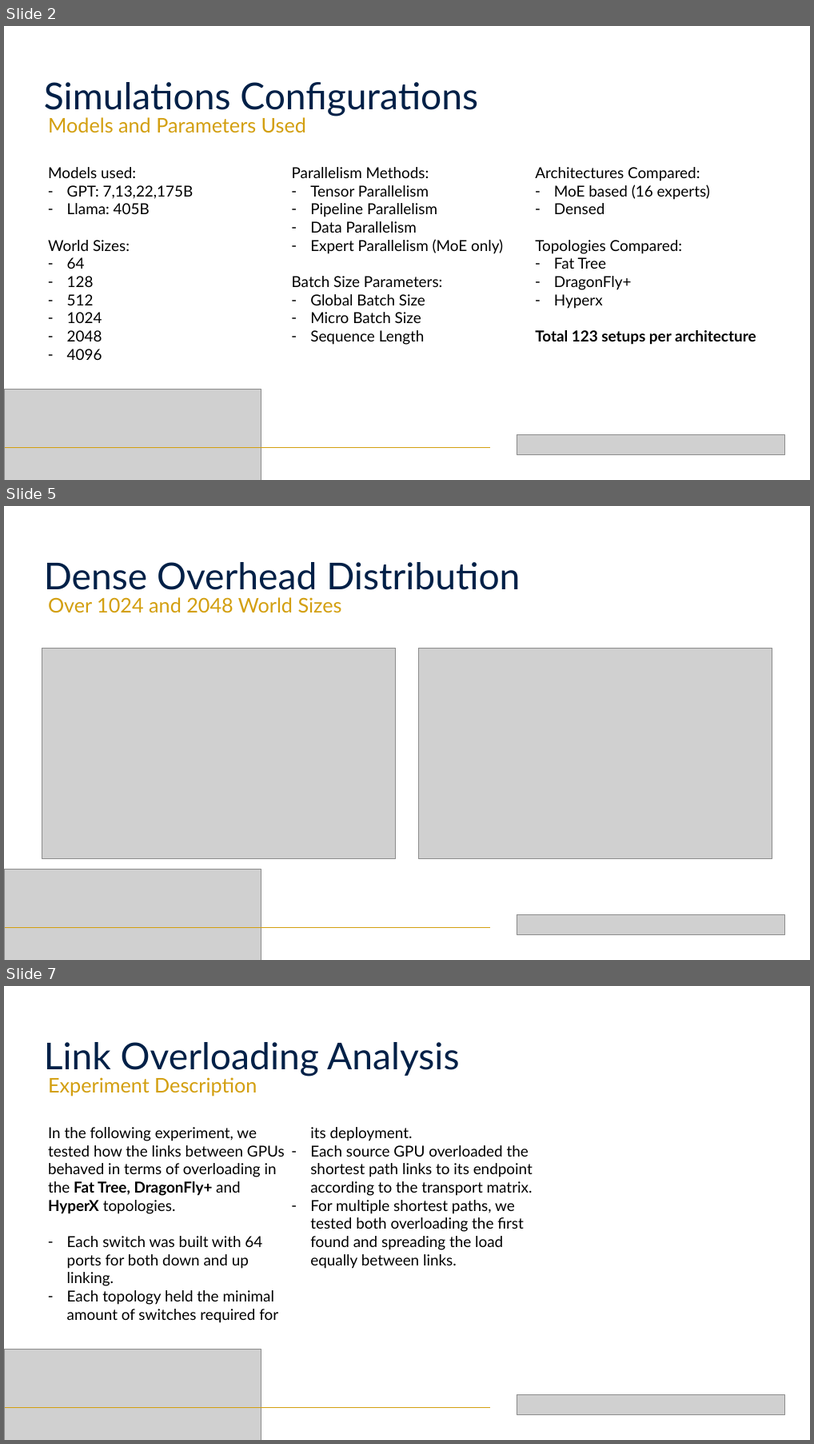
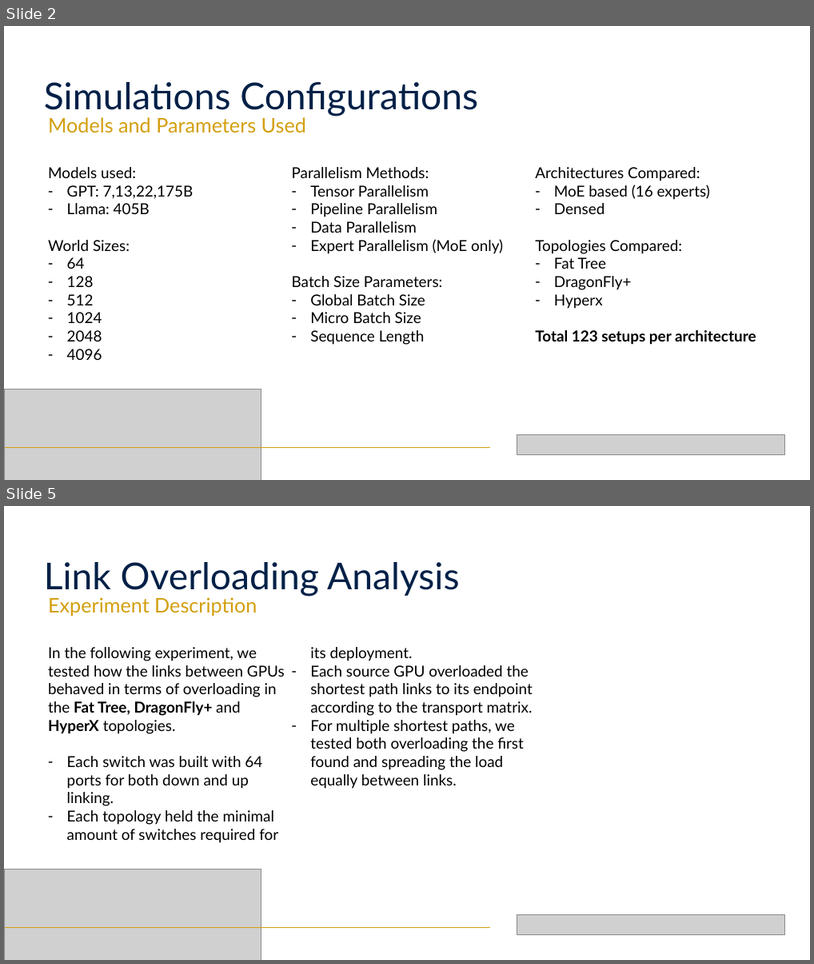
Before and after one commit to eden-avidan/llm_dc_topologies, a slide deck: CSSlideshow_Eng/CSSlideshowTemp4Eng.pptx. Shown one above the other, each under a label of ours: slides 2, 5 and 7 before the commit, slides 2 and 5 after it; the slides between them are not shown. The pictures are 814x1444 and 814x964 pixels, drawn with LibreOffice and Linux fonts; fonts in the diff are those of the drawing; grey boxes stand for pictures. Boxes give left, top, right and bottom in pixels: in the first picture for what was removed or moved away, otherwise in the second. Text is boxed around its words. In the diff, an @@ line names an element or a change of style, - is before the commit and + after.

```diff
--- a/CSSlideshow_Eng/CSSlideshowTemp4Eng.pptx
+++ b/CSSlideshow_Eng/CSSlideshowTemp4Eng.pptx
@@ slide 5 removed at bbox=[4, 506, 810, 960], background #FFFFFF @@
@@ text removed at bbox=[44, 562, 520, 590] @@
-Dense Overhead Distribution
@@ text removed at bbox=[48, 597, 342, 613] @@
-Over 1024 and 2048 World Sizes
@@ picture removed at bbox=[42, 648, 396, 859] @@
@@ picture removed at bbox=[418, 648, 772, 859] @@
@@ picture removed at bbox=[4, 868, 262, 960] @@
@@ line removed from (6, 927) to (490, 927) @@
@@ picture removed at bbox=[517, 914, 786, 934] @@
@@ what was slide 7 is now slide 5 @@
```
Also in this commit, not shown: 2 slides changed, 1 other slide removed, 49 other files.
